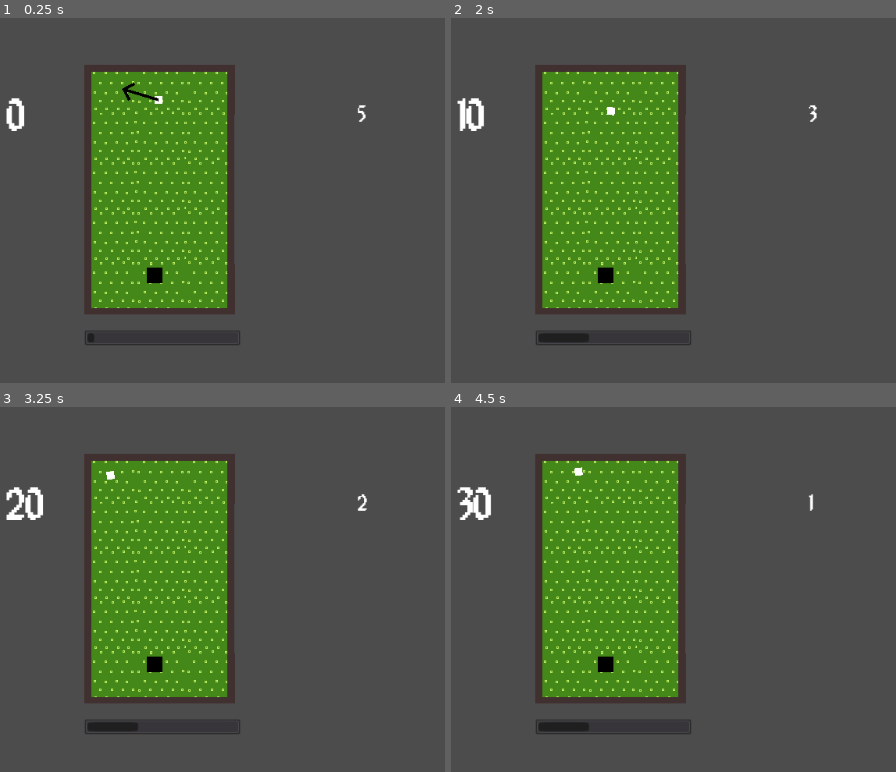
Above: before the commit, frames 1-4 (two rows, left to right).
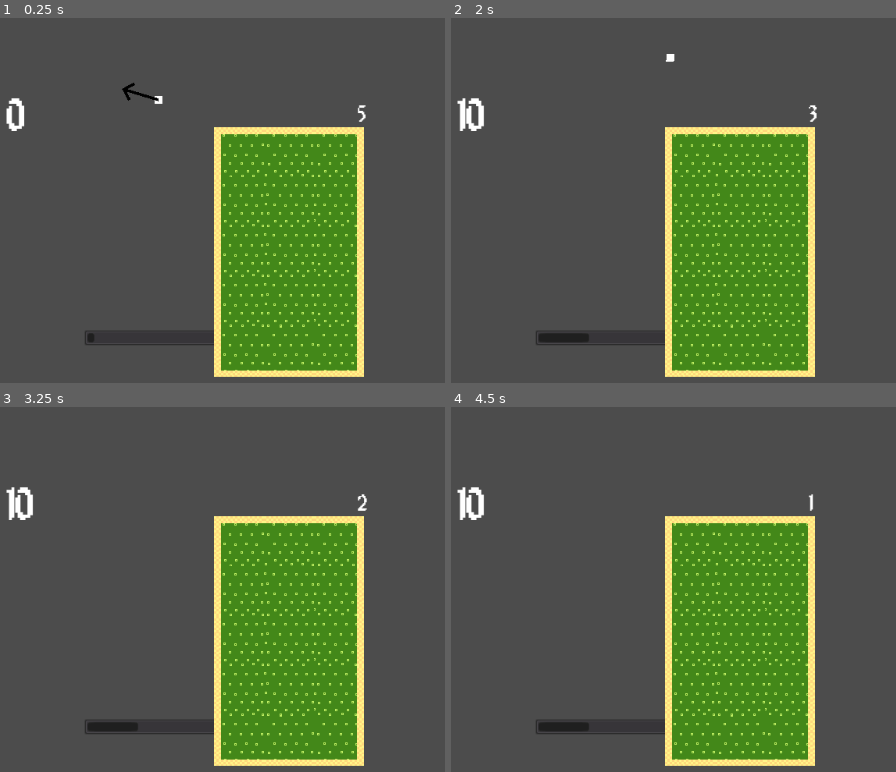
Above: after the commit, the same moments.

Repository: kenset/Par-One
Game: Godot game, scene res://PlayScene.tscn
The game is run twice, just before and just after one commit, with the same random seed, the same clock (stepped at 60 frames per second) and the same inputs.
Inputs (mouse positions are in pixels of both pictures, inside the frame that each line leads up to):
- Up to frame 1 (0.25 s): no input
- Up to frame 2 (2 s): tap Enter at 0.5 s; move the mouse to (outside the picture) at 0.52 s; tap Space at 0.77, 1.52 s; move the mouse to (580, 277) at 1.27 s
- Up to frame 3 (3.25 s): move the mouse to (369, 538) at 2.02 s; move the mouse to (249, 735) at 2.77 s; tap Space at 3.02 s
- Up to frame 4 (4.5 s): tap Space at 3.5, 3.77 s; move the mouse to (outside the picture) at 3.52 s; tap Enter at 4.25 s; move the mouse to (499, 571) at 4.27 s

The runs differ from the first frame. In frame 1, 43% of the frame differs, in the area x 19-82%, y 12-99%; in frame 2, 43%; in frame 3, 44%, in the area x 1-82%, y 12-99%; in frame 4, 44%.

Commit message:
Adds second course that loads in after timer finishes

Diff:
--- a/PlayScene.gd
+++ b/PlayScene.gd
@@ -2,7 +2,11 @@
 
 signal score_points
 
-# Called when the node enters the scene tree for the first time.
+export(Array, PackedScene) var courses
+
+var currentCourseNumber = 0
+var currentCourse
+
 func _ready():
 	$GolfBall.connect("golf_ball_hit", $PowerMeter, "_on_golf_ball_hit")
 	$PowerMeter.connect("power_level_selected", $GolfBall, "_on_power_level_selected")
@@ -13,11 +17,24 @@
 	$GolfBall.connect("score_points", $HighScore, "_on_score_points")
 	$Hole.connect("score_points", $HighScore, "_on_score_points")
 
+	loadCourse(currentCourseNumber)
+
+func loadNextCourse():
+	currentCourse.queue_free()
+	currentCourseNumber = currentCourseNumber + 1
+	loadCourse(currentCourseNumber)
+
+func loadCourse(courseNumber):
+	currentCourse = courses[courseNumber].instance()
+	currentCourse.set_global_transform($ScreenCenter.get_global_transform())
+	add_child(currentCourse)
+
 #func _process(delta):
 #	pass
 
 func _on_timeout():
 	calculate_score()
+	loadNextCourse()
 #	get_tree().reload_current_scene()
 
 func calculate_score():
--- a/PlayScene.tscn
+++ b/PlayScene.tscn
@@ -1,30 +1,32 @@
-[gd_scene load_steps=8 format=2]
+[gd_scene load_steps=9 format=2]
 
 [ext_resource path="res://PlayScene.gd" type="Script" id=1]
 [ext_resource path="res://courses/Course_01.tscn" type="PackedScene" id=2]
-[ext_resource path="res://Hole.tscn" type="PackedScene" id=3]
-[ext_resource path="res://GolfBall.tscn" type="PackedScene" id=4]
-[ext_resource path="res://PowerMeter.tscn" type="PackedScene" id=5]
-[ext_resource path="res://Timer.tscn" type="PackedScene" id=6]
-[ext_resource path="res://HighScore.tscn" type="PackedScene" id=7]
+[ext_resource path="res://courses/Course_02.tscn" type="PackedScene" id=3]
+[ext_resource path="res://Hole.tscn" type="PackedScene" id=4]
+[ext_resource path="res://GolfBall.tscn" type="PackedScene" id=5]
+[ext_resource path="res://PowerMeter.tscn" type="PackedScene" id=6]
+[ext_resource path="res://Timer.tscn" type="PackedScene" id=7]
+[ext_resource path="res://HighScore.tscn" type="PackedScene" id=8]
 
 [node name="PlayScene" type="Node2D"]
 script = ExtResource( 1 )
+courses = [ ExtResource( 2 ), ExtResource( 3 ) ]
 
-[node name="Course_01" parent="." instance=ExtResource( 2 )]
-position = Vector2( 250, 60 )
+[node name="Hole" parent="." instance=ExtResource( 4 )]
+position = Vector2( 526, 320 )
 
-[node name="Hole" parent="." instance=ExtResource( 3 )]
-position = Vector2( 330, 320 )
-
-[node name="GolfBall" parent="." instance=ExtResource( 4 )]
+[node name="GolfBall" parent="." instance=ExtResource( 5 )]
 position = Vector2( 340, 100 )
 
-[node name="PowerMeter" parent="." instance=ExtResource( 5 )]
+[node name="PowerMeter" parent="." instance=ExtResource( 6 )]
 position = Vector2( 250, 400 )
 
-[node name="Timer" parent="." instance=ExtResource( 6 )]
+[node name="Timer" parent="." instance=ExtResource( 7 )]
 position = Vector2( 600, 110 )
 
-[node name="HighScore" parent="." instance=ExtResource( 7 )]
+[node name="HighScore" parent="." instance=ExtResource( 8 )]
 position = Vector2( 150, 100 )
+
+[node name="ScreenCenter" type="Node2D" parent="."]
+position = Vector2( 512, 300 )
--- a/StraightWall.tscn
+++ b/StraightWall.tscn
@@ -6,6 +6,7 @@
 [node name="StraightWall" type="Node2D"]
 
 [node name="ColorRect" type="ColorRect" parent="."]
+visible = false
 margin_right = 32.0
 margin_bottom = 32.0
 color = Color( 0.254902, 0.192157, 0.188235, 1 )
--- a/courses/Course_01.tscn
+++ b/courses/Course_01.tscn
@@ -13,46 +13,45 @@
 [node name="Course_01" type="Node2D"]
 
 [node name="TopCourse" parent="." instance=ExtResource( 1 )]
-position = Vector2( 96, 32 )
+position = Vector2( 0, -128 )
 
 [node name="TopLeftCourse" parent="." instance=ExtResource( 2 )]
-position = Vector2( 32, 32 )
+position = Vector2( -64, -128 )
 
 [node name="TopRightCourse" parent="." instance=ExtResource( 3 )]
-position = Vector2( 160, 32 )
+position = Vector2( 64, -128 )
 
 [node name="SideLeftCourse" parent="." instance=ExtResource( 4 )]
-position = Vector2( 32, 96 )
+position = Vector2( -64, -64 )
 
 [node name="SideLeftCourse2" parent="." instance=ExtResource( 4 )]
-position = Vector2( 32, 160 )
+position = Vector2( -64, 0 )
 
 [node name="SideLeftCourse3" parent="." instance=ExtResource( 4 )]
-position = Vector2( 32, 224 )
+position = Vector2( -64, 64 )
 
 [node name="SideRightCourse" parent="." instance=ExtResource( 5 )]
-position = Vector2( 160, 96 )
+position = Vector2( 64, -64 )
 
 [node name="SideRightCourse2" parent="." instance=ExtResource( 5 )]
-position = Vector2( 160, 160 )
+position = Vector2( 64, 0 )
 
 [node name="SideRightCourse3" parent="." instance=ExtResource( 5 )]
-position = Vector2( 160, 224 )
+position = Vector2( 64, 64 )
 
 [node name="BottomLeftCourse" parent="." instance=ExtResource( 6 )]
-position = Vector2( 32, 288 )
+position = Vector2( -64, 128 )
 
 [node name="BottomRightCourse" parent="." instance=ExtResource( 7 )]
-position = Vector2( 160, 288 )
+position = Vector2( 64, 128 )
 
 [node name="BottomCourse" parent="." instance=ExtResource( 8 )]
-position = Vector2( 96, 288 )
+position = Vector2( 0, 128 )
 
 [node name="CourseGrass" parent="." instance=ExtResource( 9 )]
-position = Vector2( 96, 96 )
+position = Vector2( 0, -64 )
 
 [node name="CourseGrass2" parent="." instance=ExtResource( 9 )]
-position = Vector2( 96, 160 )
 
 [node name="CourseGrass5" parent="." instance=ExtResource( 9 )]
-position = Vector2( 96, 224 )
+position = Vector2( 0, 64 )
--- /dev/null
+++ b/courses/Course_02.tscn
@@ -0,0 +1,61 @@
+[gd_scene load_steps=10 format=2]
+
+[ext_resource path="res://courses/course_components/TopLeftCourse.tscn" type="PackedScene" id=1]
+[ext_resource path="res://courses/course_components/TopRightCourse.tscn" type="PackedScene" id=2]
+[ext_resource path="res://courses/course_components/SideLeftCourse.tscn" type="PackedScene" id=3]
+[ext_resource path="res://courses/course_components/SideRightCourse.tscn" type="PackedScene" id=4]
+[ext_resource path="res://courses/course_components/BottomLeftCourse.tscn" type="PackedScene" id=5]
+[ext_resource path="res://courses/course_components/BottomCourse.tscn" type="PackedScene" id=6]
+[ext_resource path="res://courses/course_components/CourseGrass.tscn" type="PackedScene" id=7]
+[ext_resource path="res://courses/course_components/TopCourse.tscn" type="PackedScene" id=8]
+[ext_resource path="res://courses/course_components/BottomRightCourse.tscn" type="PackedScene" id=9]
+
+[node name="Course_01" type="Node2D"]
+
+[node name="TopLeftCourse" parent="." instance=ExtResource( 1 )]
+position = Vector2( -96, -160 )
+
+[node name="TopRightCourse" parent="." instance=ExtResource( 2 )]
+position = Vector2( -32, -160 )
+
+[node name="SideLeftCourse" parent="." instance=ExtResource( 3 )]
+position = Vector2( -96, -96 )
+
+[node name="SideLeftCourse2" parent="." instance=ExtResource( 3 )]
+position = Vector2( -96, -32 )
+
+[node name="SideLeftCourse3" parent="." instance=ExtResource( 3 )]
+position = Vector2( -96, 32 )
+
+[node name="SideRightCourse" parent="." instance=ExtResource( 4 )]
+position = Vector2( -32, -96 )
+
+[node name="SideRightCourse2" parent="." instance=ExtResource( 4 )]
+position = Vector2( -32, -32 )
+
+[node name="BottomLeftCourse" parent="." instance=ExtResource( 5 )]
+position = Vector2( -96, 96 )
+
+[node name="BottomCourse" parent="." instance=ExtResource( 6 )]
+position = Vector2( -32, 96 )
+
+[node name="CourseGrass5" parent="." instance=ExtResource( 7 )]
+position = Vector2( -32, 32 )
+
+[node name="TopCourse2" parent="." instance=ExtResource( 8 )]
+position = Vector2( 96, 32 )
+
+[node name="BottomCourse2" parent="." instance=ExtResource( 6 )]
+position = Vector2( 96, 96 )
+
+[node name="BottomCourse3" parent="." instance=ExtResource( 6 )]
+position = Vector2( 32, 96 )
+
+[node name="TopRightCourse2" parent="." instance=ExtResource( 2 )]
+position = Vector2( 160, 32 )
+
+[node name="BottomRightCourse" parent="." instance=ExtResource( 9 )]
+position = Vector2( 160, 96 )
+
+[node name="TopCourse" parent="." instance=ExtResource( 8 )]
+position = Vector2( 32, 32 )
--- a/courses/course_components/BottomCourse.tscn
+++ b/courses/course_components/BottomCourse.tscn
@@ -9,5 +9,5 @@
 texture = ExtResource( 1 )
 
 [node name="BottomWall" parent="." instance=ExtResource( 2 )]
-position = Vector2( -32, 23.76 )
+position = Vector2( -32, 24 )
 scale = Vector2( 2, 0.26 )
